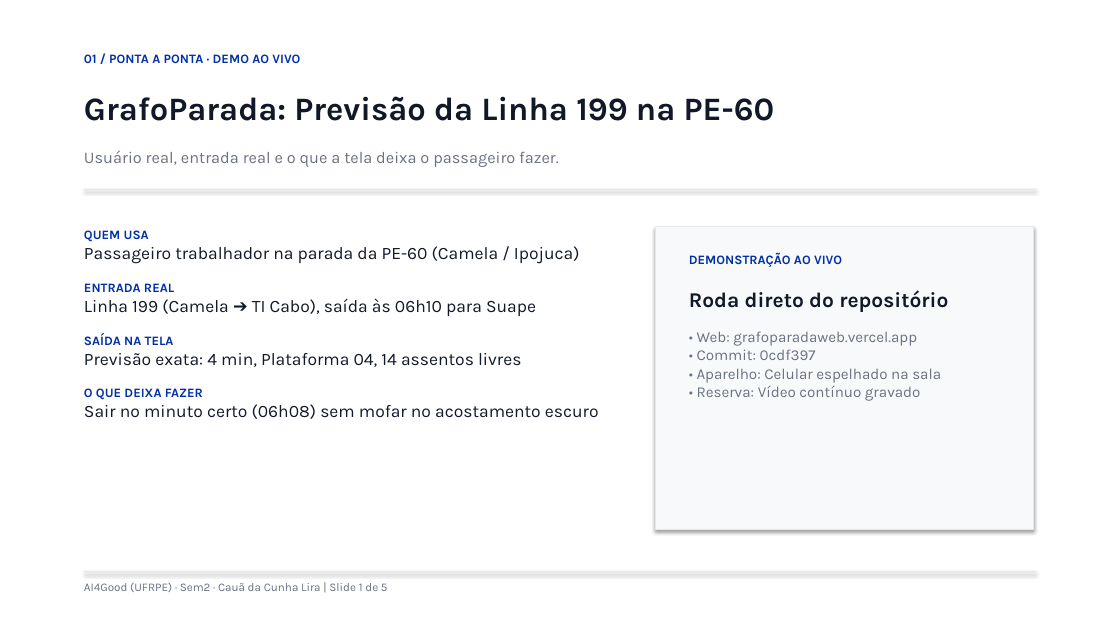
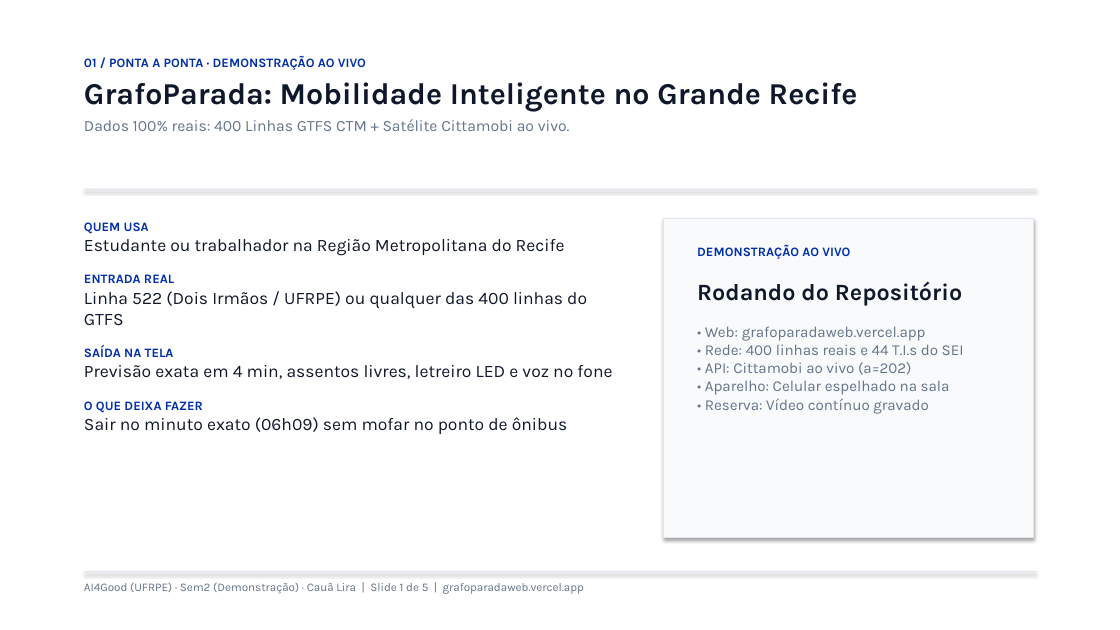
Before and after one commit to lira-labs/workspace, a slide deck: slide 1 of code/grafoparada_web/GrafoParada_Seminario2_CauaLira.pptx. Drawn at 1120x630 pixels with LibreOffice and Linux fonts; fonts in the diff are those of the drawing. Boxes give left, top, right and bottom in pixels: in the first picture for what was removed or moved away, otherwise in the second. Text is boxed around its words. In the diff, an @@ line names an element or a change of style, - is before the commit and + after.

Commit message:
feat(sem2): integrar 400 linhas reais GTFS CTM, eliminar foco em 199/178 e corrigir layout PPTX

```diff
--- a/code/grafoparada_web/GrafoParada_Seminario2_CauaLira.pptx
+++ b/code/grafoparada_web/GrafoParada_Seminario2_CauaLira.pptx
@@ text at bbox=[84, 56, 858, 131]: text changed; size 11 to 13.5 pt; text colour #002FA7 to #64748B @@
-01 / PONTA A PONTA · DEMO AO VIVO
+01 / PONTA A PONTA · DEMONSTRAÇÃO AO VIVO
+GrafoParada: Mobilidade Inteligente no Grande Recife
+Dados 100% reais: 400 Linhas GTFS CTM + Satélite Cittamobi ao vivo.
@@ text removed at bbox=[84, 96, 775, 121] @@
-GrafoParada: Previsão da Linha 199 na PE-60
@@ text removed at bbox=[84, 151, 559, 167] @@
-Usuário real, entrada real e o que a tela deixa o passageiro fazer.
@@ text at bbox=[84, 239, 565, 256]: text changed; text colour #111827 to #0F172A @@
-Passageiro trabalhador na parada da PE-60 (Camela / Ipojuca)
+Estudante ou trabalhador na Região Metropolitana do Recife
@@ text "QUEM USA": place and size @@
-text "QUEM USA" at bbox=[84, 230, 599, 419]
+text "QUEM USA" at bbox=[84, 222, 612, 434]
@@ rectangle: place and size @@
-rectangle at bbox=[655, 227, 1033, 529]
+rectangle at bbox=[664, 218, 1033, 538]
@@ rectangle at bbox=[664, 218, 1033, 538]: fill #F8F9FA to #F8FAFC; outline #E5E7EB 1 pt to #E2E8F0 1 pt @@
@@ text "DEMONSTRAÇÃO AO VIVO": place and size @@
-text "DEMONSTRAÇÃO AO VIVO" at bbox=[689, 253, 948, 401]
+text "DEMONSTRAÇÃO AO VIVO" at bbox=[697, 244, 964, 414]
@@ text at bbox=[84, 291, 587, 325]: text changed; text colour #111827 to #0F172A @@
-Linha 199 (Camela ➔ TI Cabo), saída às 06h10 para Suape
+Linha 522 (Dois Irmãos / UFRPE) ou qualquer das 400 linhas do GTFS
@@ text at bbox=[697, 281, 964, 414]: text changed; text colour #6B7280 to #64748B @@
-Roda direto do repositório
-• Web: grafoparadaweb.vercel.app
-• Commit: 0cdf397
-• Aparelho: Celular espelhado na sala
-• Reserva: Vídeo contínuo gravado
+Rodando do Repositório
+• Web: grafoparadaweb.vercel.app
+• Rede: 400 linhas reais e 44 T.I.s do SEI
+• API: Cittamobi ao vivo (a=202)
+• Aparelho: Celular espelhado na sala
+• Reserva: Vídeo contínuo gravado
@@ text at bbox=[84, 365, 612, 379]: text changed; text colour #111827 to #0F172A @@
-Previsão exata: 4 min, Plataforma 04, 14 assentos livres
+Previsão exata em 4 min, assentos livres, letreiro LED e voz no fone
@@ text at bbox=[84, 417, 567, 434]: text changed; text colour #111827 to #0F172A @@
-Sair no minuto certo (06h08) sem mofar no acostamento escuro
+Sair no minuto exato (06h09) sem mofar no ponto de ônibus
@@ text at bbox=[84, 583, 584, 594]: text changed; text colour #6B7280 to #64748B @@
-AI4Good (UFRPE) · Sem2 · Cauã da Cunha Lira | Slide 1 de 5
+AI4Good (UFRPE) · Sem2 (Demonstração) · Cauã Lira | Slide 1 de 5 | grafoparadaweb.vercel.app
```
Also in this commit, not shown: 4 other slides changed, 22 other files.
